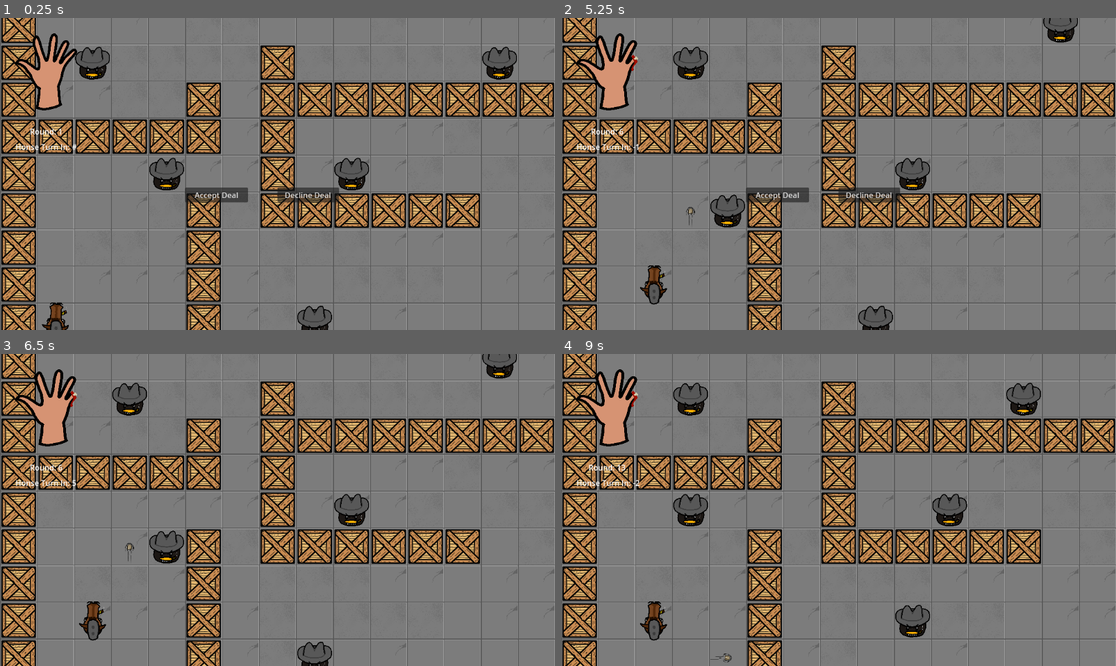
Above: before the commit, frames 1-4 (two rows, left to right).
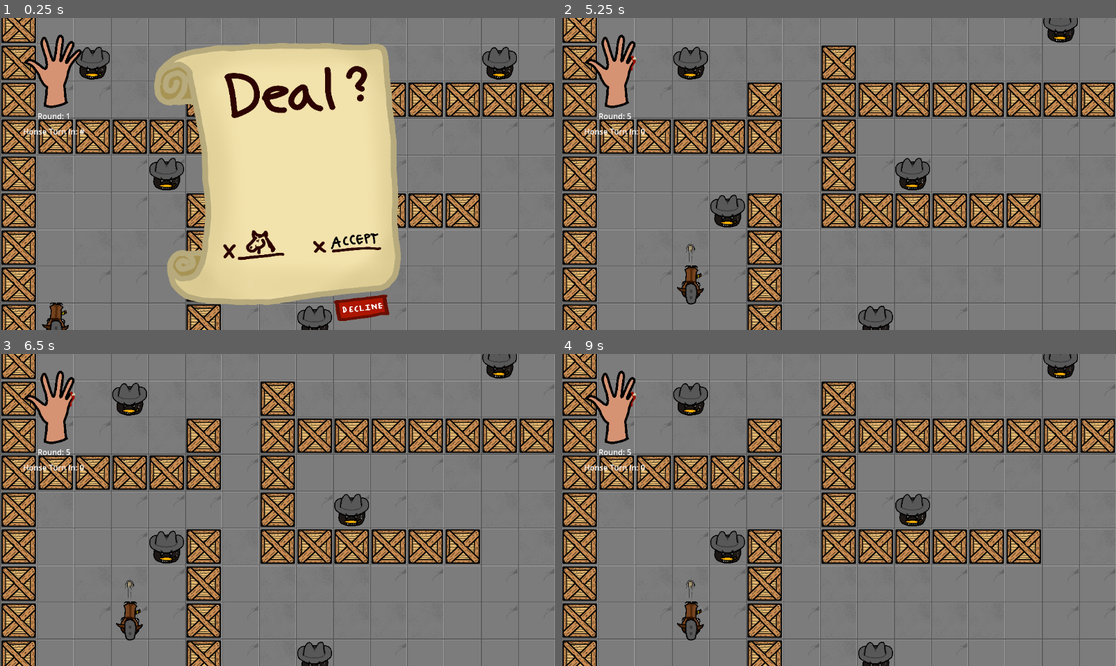
Above: after the commit, the same moments.

Repository: AT0M1X/TheHorseheadPact
Game: Godot game, scene res://scenes/main/Main.tscn
Two runs of this game, one before a commit and one after it. Both use one fixed random seed, a clock stepped at 60 frames per second and the inputs below.
Inputs (mouse positions are in pixels of both pictures, inside the frame that each line leads up to; where the layout moved, square brackets give the same spot in the first picture):
- Up to frame 1 (0.25 s): no input
- Up to frame 2 (5.25 s): click (921, 308) [871, 195] at 0.5 s; tap Enter at 1.25, 3.5, 5 s; hold D (move_right) 1.28-2.03 s; hold Space (shoot) 1.28-2.03 s; hold S (move_down) 2.03-2.75 s; tap Space (shoot) at 2.1, 4.35 s; click (916, 239) [777, 195] at 2.75 s; hold D (move_right) 3.53-4.28 s; hold Space (shoot) 3.53-4.28 s; hold W (move_up) 4.28-5.03 s; hold A (move_left) from 5.03 s (still down); hold Space (shoot) from 5.03 s (still down)
- Up to frame 3 (6.5 s): release A (move_left) at 5.75 s; release Space (shoot) at 5.75 s; click (216, 531) at 5.75 s, where only the run before the commit has a clickable "Accept Deal"
- Up to frame 4 (9 s): tap Space (shoot) at 6.5, 6.6, 8.1 s; hold A (move_left) 6.53-7.28 s; hold S (move_down) 7.28-8.03 s; hold Space (shoot) 7.28-8.03 s; hold D (move_right) 8.03-8.78 s; hold W (move_up) from 8.78 s (still down); hold Space (shoot) from 8.78 s (still down)

The runs differ from the first frame. In frame 1, 33% of the frame differs, in the area x 2-73%, y 4-98%; in frame 2, 2.7%; in frame 3, 1.8%; in frame 4, 5.6%.

Commit message:
Added deal popup

Diff:
--- a/autoload/DealManager.gd
+++ b/autoload/DealManager.gd
@@ -59,4 +59,4 @@
 	TurnManager.update_finger_counter.emit(fingers)
 
 func forced_turn_completed():
-	forced_turn_end.emit()
+	call_deferred("emit_signal", "forced_turn_end")
--- a/autoload/TurnManager.gd
+++ b/autoload/TurnManager.gd
@@ -48,8 +48,8 @@
 		await DealManager.deal_event_end
 
 	var is_forced_turn = DealManager.do_forced_turn(current_turn)
-#	if is_forced_turn:
-#		await DealManager.forced_turn_end
+	if is_forced_turn:
+		await DealManager.forced_turn_end
 
 	player.take_turn()
 	await player.turn_done
--- a/scenes/user_interface/UserInterface.tscn
+++ b/scenes/user_interface/UserInterface.tscn
@@ -1,7 +1,14 @@
-[gd_scene load_steps=3 format=3 uid="uid://dtuhanki4xciu"]
+[gd_scene load_steps=8 format=3 uid="uid://dtuhanki4xciu"]
 
 [ext_resource type="Texture2D" uid="uid://bq5nbnu2qmksx" path="res://assets/art/0_-_Full_hand.png" id="1_0duag"]
 [ext_resource type="Script" uid="uid://dqoca2s0s2vlm" path="res://scripts/user_interface/UserInterface.gd" id="1_xfl3k"]
+[ext_resource type="Texture2D" uid="uid://bq6mk4ijwngy6" path="res://assets/art/deal_popup.png" id="3_oy35w"]
+[ext_resource type="Texture2D" uid="uid://nm00j5xteyku" path="res://assets/art/deal_accept_button.png" id="4_fjkas"]
+[ext_resource type="Texture2D" uid="uid://b5ehnl4jlpk8w" path="res://assets/art/deal_decline_button.png" id="5_becbd"]
+
+[sub_resource type="StyleBoxEmpty" id="StyleBoxEmpty_1l8s8"]
+
+[sub_resource type="StyleBoxEmpty" id="StyleBoxEmpty_pikq3"]
 
 [node name="User Interface" type="CanvasLayer"]
 script = ExtResource("1_xfl3k")
@@ -18,7 +25,7 @@
 layout_mode = 0
 offset_left = 32.0
 offset_top = 32.0
-offset_right = 160.0
+offset_right = 192.0
 offset_bottom = 192.0
 texture = ExtResource("1_0duag")
 expand_mode = 1
@@ -26,36 +33,91 @@
 [node name="Turn Counter" type="Label" parent="UI Root"]
 layout_mode = 1
 offset_left = 32.0
-offset_top = 224.0
-offset_right = 160.0
-offset_bottom = 256.0
+offset_top = 192.0
+offset_right = 192.0
+offset_bottom = 224.0
 text = "Round: 1"
 horizontal_alignment = 1
 
 [node name="Honse Counter" type="Label" parent="UI Root"]
 layout_mode = 0
 offset_left = 32.0
-offset_top = 256.0
-offset_right = 160.0
-offset_bottom = 288.0
+offset_top = 224.0
+offset_right = 192.0
+offset_bottom = 256.0
 text = "Honse Turn In: #"
 horizontal_alignment = 1
 
-[node name="Accept Deal" type="Button" parent="UI Root"]
-layout_mode = 0
-offset_left = 384.0
-offset_top = 352.0
-offset_right = 515.0
-offset_bottom = 383.0
-text = "Accept Deal"
+[node name="Deal" type="TextureRect" parent="UI Root"]
+layout_mode = 1
+anchors_preset = 8
+anchor_left = 0.5
+anchor_top = 0.5
+anchor_right = 0.5
+anchor_bottom = 0.5
+offset_left = -256.0
+offset_top = -272.0
+offset_right = 256.0
+offset_bottom = 272.0
+grow_horizontal = 2
+grow_vertical = 2
+texture = ExtResource("3_oy35w")
+expand_mode = 1
 
-[node name="Decline Deal" type="Button" parent="UI Root"]
-layout_mode = 0
-offset_left = 576.0
-offset_top = 352.0
-offset_right = 704.0
-offset_bottom = 383.0
-text = "Decline Deal"
+[node name="Accept Deal" type="Button" parent="UI Root/Deal"]
+layout_mode = 1
+anchors_preset = 8
+anchor_left = 0.5
+anchor_top = 0.5
+anchor_right = 0.5
+anchor_bottom = 0.5
+offset_left = 109.0
+offset_top = 129.0
+offset_right = 575.0
+offset_bottom = 262.0
+grow_horizontal = 2
+grow_vertical = 2
+rotation = -0.0795427
+scale = Vector2(0.219145, 0.212802)
+theme_override_styles/focus = SubResource("StyleBoxEmpty_1l8s8")
+theme_override_styles/disabled_mirrored = SubResource("StyleBoxEmpty_1l8s8")
+theme_override_styles/disabled = SubResource("StyleBoxEmpty_1l8s8")
+theme_override_styles/hover_pressed_mirrored = SubResource("StyleBoxEmpty_1l8s8")
+theme_override_styles/hover_pressed = SubResource("StyleBoxEmpty_1l8s8")
+theme_override_styles/hover_mirrored = SubResource("StyleBoxEmpty_1l8s8")
+theme_override_styles/pressed_mirrored = SubResource("StyleBoxEmpty_1l8s8")
+theme_override_styles/pressed = SubResource("StyleBoxEmpty_1l8s8")
+theme_override_styles/normal_mirrored = SubResource("StyleBoxEmpty_1l8s8")
+theme_override_styles/normal = SubResource("StyleBoxEmpty_1l8s8")
+icon = ExtResource("4_fjkas")
 
-[connection signal="pressed" from="UI Root/Accept Deal" to="." method="_on_accept_deal_pressed"]
-[connection signal="pressed" from="UI Root/Decline Deal" to="." method="_on_decline_deal_pressed"]
+[node name="Decline Deal" type="Button" parent="UI Root/Deal"]
+layout_mode = 1
+anchors_preset = 8
+anchor_left = 0.5
+anchor_top = 0.5
+anchor_right = 0.5
+anchor_bottom = 0.5
+offset_left = 109.0
+offset_top = 253.0
+offset_right = 619.0
+offset_bottom = 591.0
+grow_horizontal = 2
+grow_vertical = 2
+rotation = -0.0775363
+scale = Vector2(0.249093, 0.179139)
+theme_override_styles/focus = SubResource("StyleBoxEmpty_pikq3")
+theme_override_styles/disabled_mirrored = SubResource("StyleBoxEmpty_pikq3")
+theme_override_styles/disabled = SubResource("StyleBoxEmpty_pikq3")
+theme_override_styles/hover_pressed_mirrored = SubResource("StyleBoxEmpty_pikq3")
+theme_override_styles/hover_pressed = SubResource("StyleBoxEmpty_pikq3")
+theme_override_styles/hover_mirrored = SubResource("StyleBoxEmpty_pikq3")
+theme_override_styles/pressed_mirrored = SubResource("StyleBoxEmpty_pikq3")
+theme_override_styles/pressed = SubResource("StyleBoxEmpty_pikq3")
+theme_override_styles/normal_mirrored = SubResource("StyleBoxEmpty_pikq3")
+theme_override_styles/normal = SubResource("StyleBoxEmpty_pikq3")
+icon = ExtResource("5_becbd")
+icon_alignment = 1
+
+[connection signal="pressed" from="UI Root/Deal/Accept Deal" to="." method="_on_accept_deal_pressed"]
+[connection signal="pressed" from="UI Root/Deal/Decline Deal" to="." method="_on_decline_deal_pressed"]
--- a/scripts/actors/Enemy.gd
+++ b/scripts/actors/Enemy.gd
@@ -95,6 +95,6 @@
 			print(deal_type)
 			if int(player.position.x) == int(position.x):
 				shoot_at_player(0, 1 if player.position.y > position.y else -1)
-			if int(player.position.y) == int(position.y):
+			elif int(player.position.y) == int(position.y):
 				shoot_at_player(1 if player.position.x > position.x else -1, 0)
 			DealManager.forced_turn_completed()
--- a/scripts/user_interface/UserInterface.gd
+++ b/scripts/user_interface/UserInterface.gd
@@ -3,8 +3,9 @@
 @onready var finger_counter: TextureRect = $"UI Root/Finger Counter"
 @onready var turn_counter: Label = $"UI Root/Turn Counter"
 @onready var honse_counter: Label = $"UI Root/Honse Counter"
-@onready var accept_button: Button = $"UI Root/Accept Deal"
-@onready var decline_button: Button = $"UI Root/Decline Deal"
+@onready var accept_button: Button = $"UI Root/Deal/Accept Deal"
+@onready var decline_button: Button = $"UI Root/Deal/Decline Deal"
+@onready var deal: TextureRect = $"UI Root/Deal"
 
 var fingers := [
 	preload("res://assets/art/0_-_Full_hand.png"),
@@ -16,8 +17,7 @@
 ]
 
 func _ready():
-	accept_button.visible = false
-	decline_button.visible = false
+	_hide_deal()
 
 	TurnManager.connect("update_finger_counter", _update_finger_counter)
 	TurnManager.connect("update_turn_counter", _update_turn_counter)
@@ -38,10 +38,12 @@
 		finger_counter.texture = fingers[index]
 
 func _show_deal():
+	deal.visible = true
 	accept_button.visible = true
 	decline_button.visible = true
 
 func _hide_deal():
+	deal.visible = false
 	accept_button.visible = false
 	decline_button.visible = false
 
Binary file changed: assets/art/0_-_Full_hand.png
Binary file changed: assets/art/1_-_Missing_littlefinger.png
Binary file changed: assets/art/2_-_Missing_ringfinger.png
Binary file changed: assets/art/3_-_Missing_middlefinger.png
Binary file changed: assets/art/4_-_Missing_thumb.png
Binary file changed: assets/art/5_-_Broken_pointer.png
Binary file added: assets/art/deal_accept_button.png
Not shown, added: assets/art/deal_accept_button.png.import
Binary file added: assets/art/deal_decline_button.png
Not shown, added: assets/art/deal_decline_button.png.import
Binary file added: assets/art/deal_popup.png
Not shown, added: assets/art/deal_popup.png.import
